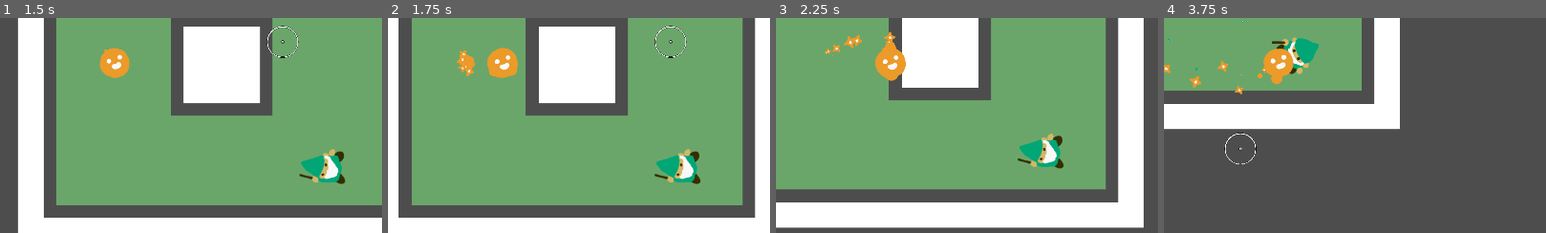
Above: before the commit, frames 1-4 (left to right).
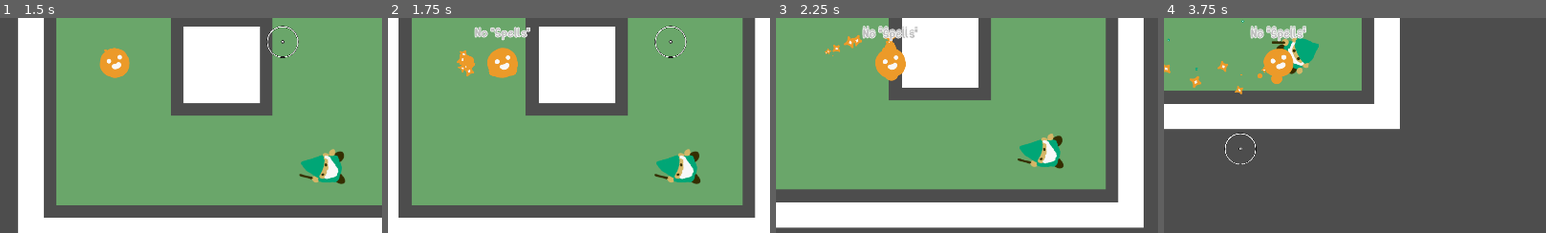
Above: after the commit, the same moments.

Repository: Tzeryushi/A-Wizard-Casting-Spell
Game: Godot game, scene res://Scenes/MainMenu.tscn
Same seed, same stepped clock (60 frames per second), same inputs: the game is played once before the commit and once after it.
Inputs (mouse positions are % of the whole screen's width and height, from its top left):
- Up to frame 1 (1.5 s): click "Play Game" at 0.5 s; move the mouse to (72, 45) at 1.27 s; hold D (move_right) from 1.28 s (still down); tap Space (flip) at 1.35 s
- Up to frame 2 (1.75 s): keep holding D (move_right); click (72, 45) at 1.55 s
- Up to frame 3 (2.25 s): move the mouse to (30, 55) at 2.02 s; release D (move_right) at 2.03 s; hold S (move_down) from 2.03 s (still down); click (30, 55) at 2.1 s
- Up to frame 4 (3.75 s): tap Space (flip) at 2.3, 2.85 s; move the mouse to (60, 28) at 2.77 s; release S (move_down) at 2.78 s; hold D (move_right) 2.78-3.53 s; click (60, 28) at 3.05 s; move the mouse to (45, 70) at 3.52 s; hold W (move_up) from 3.53 s (still down); click (45, 70) at 3.6 s
The pictures show only the part of the screen within x 35-85%, y 40-90%; the shares and areas given below are measured in that part.

Frame 1 is identical in both runs. In frame 2, 0.5% of the frame differs, in the area x 22-38%, y 4-11%; in frame 3, 0.6%; in frame 4, 0.7%, in the area x 22-38%, y 3-12%.

Commit message:
Warp particles and jolting text popups

Diff:
--- /dev/null
+++ b/Art/Particles/WarpIn.gd
@@ -0,0 +1,14 @@
+extends ParticleAnimation
+
+@onready var warp := $Warp
+
+func _process(_delta) -> void:
+	if !warp.emitting:
+		finished.emit()
+		queue_free()
+
+func play() -> void:
+	warp.emitting = true
+
+func stop() -> void:
+	warp.emitting = false
--- /dev/null
+++ b/Art/Particles/WarpIn.tres
@@ -0,0 +1,43 @@
+[gd_resource type="ParticleProcessMaterial" load_steps=7 format=3 uid="uid://c5clsrur8qngl"]
+
+[sub_resource type="Gradient" id="Gradient_gi4x2"]
+offsets = PackedFloat32Array(0, 0.290667, 0.885333, 1)
+colors = PackedColorArray(1, 1, 1, 0, 1, 1, 1, 1, 1, 1, 1, 1, 1, 1, 1, 0)
+
+[sub_resource type="GradientTexture1D" id="GradientTexture1D_uml4h"]
+gradient = SubResource("Gradient_gi4x2")
+
+[sub_resource type="Curve" id="Curve_vgfy0"]
+min_value = -200.0
+max_value = 266.37
+_data = [Vector2(0.212411, 20.6406), 0.0, 0.0, 0, 0, Vector2(0.644391, 266.37), 0.0, 0.0, 0, 0]
+point_count = 2
+
+[sub_resource type="CurveTexture" id="CurveTexture_bwirv"]
+curve = SubResource("Curve_vgfy0")
+
+[sub_resource type="Curve" id="Curve_t07fl"]
+_data = [Vector2(0, 0), 0.0, 0.0, 0, 0, Vector2(1, 1), 0.0, 0.0, 0, 0]
+point_count = 2
+
+[sub_resource type="CurveTexture" id="CurveTexture_tim13"]
+curve = SubResource("Curve_t07fl")
+
+[resource]
+emission_shape = 6
+emission_ring_axis = Vector3(0, 0, 1)
+emission_ring_height = 1.0
+emission_ring_radius = 100.0
+emission_ring_inner_radius = 100.0
+particle_flag_disable_z = true
+spread = 180.0
+gravity = Vector3(0, 0, 0)
+initial_velocity_min = -30.0
+initial_velocity_max = -30.0
+orbit_velocity_min = 0.0
+orbit_velocity_max = 0.0
+radial_accel_min = -2.0
+radial_accel_max = -2.0
+radial_accel_curve = SubResource("CurveTexture_bwirv")
+scale_curve = SubResource("CurveTexture_tim13")
+color_ramp = SubResource("GradientTexture1D_uml4h")
--- /dev/null
+++ b/Art/Particles/WarpIn.tscn
@@ -0,0 +1,19 @@
+[gd_scene load_steps=4 format=3 uid="uid://bwcmlatcm7bdq"]
+
+[ext_resource type="Script" path="res://Art/Particles/WarpIn.gd" id="1_2een8"]
+[ext_resource type="Texture2D" uid="uid://bf3g1qfd0frka" path="res://Assets/Actors/Player/Spello/WarpParticle.PNG" id="1_a1qll"]
+[ext_resource type="Material" uid="uid://c5clsrur8qngl" path="res://Art/Particles/WarpIn.tres" id="2_8616x"]
+
+[node name="WarpIn" type="Node2D"]
+script = ExtResource("1_2een8")
+
+[node name="Warp" type="GPUParticles2D" parent="."]
+emitting = false
+amount = 10
+process_material = ExtResource("2_8616x")
+texture = ExtResource("1_a1qll")
+one_shot = true
+speed_scale = 10.0
+explosiveness = 0.94
+fixed_fps = 120
+visibility_rect = Rect2(-2000, -2000, 4000, 4000)
--- /dev/null
+++ b/Art/Particles/WarpOut.gd
@@ -0,0 +1,14 @@
+extends ParticleAnimation
+
+@onready var warp := $Warp
+
+func _process(_delta) -> void:
+	if !warp.emitting:
+		finished.emit()
+		queue_free()
+
+func play() -> void:
+	warp.emitting = true
+
+func stop() -> void:
+	warp.emitting = false
--- /dev/null
+++ b/Art/Particles/WarpOut.tres
@@ -0,0 +1,30 @@
+[gd_resource type="ParticleProcessMaterial" load_steps=5 format=3 uid="uid://4o25x1obt8do"]
+
+[sub_resource type="Curve" id="Curve_36kvk"]
+min_value = -200.0
+max_value = 200.0
+_data = [Vector2(0, 200), 0.0, 0.0, 0, 0, Vector2(1, 9.25266), 0.0, 0.0, 0, 0]
+point_count = 2
+
+[sub_resource type="CurveTexture" id="CurveTexture_pcgn2"]
+curve = SubResource("Curve_36kvk")
+
+[sub_resource type="Curve" id="Curve_syons"]
+_data = [Vector2(0, 0), 0.0, 0.0, 0, 0, Vector2(0.052506, 1), 0.0, 0.0, 0, 0, Vector2(0.699284, 1), 0.0, 0.0, 0, 0, Vector2(1, 0), 0.0, 0.0, 0, 0]
+point_count = 4
+
+[sub_resource type="CurveTexture" id="CurveTexture_nhgym"]
+curve = SubResource("Curve_syons")
+
+[resource]
+particle_flag_disable_z = true
+spread = 180.0
+gravity = Vector3(0, 0, 0)
+initial_velocity_min = 228.08
+initial_velocity_max = 302.63
+orbit_velocity_min = 0.0
+orbit_velocity_max = 0.0
+radial_accel_min = -2.0
+radial_accel_max = -2.0
+radial_accel_curve = SubResource("CurveTexture_pcgn2")
+scale_curve = SubResource("CurveTexture_nhgym")
--- /dev/null
+++ b/Art/Particles/WarpOut.tscn
@@ -0,0 +1,19 @@
+[gd_scene load_steps=4 format=3 uid="uid://pxy508pkm5hi"]
+
+[ext_resource type="Script" path="res://Art/Particles/WarpOut.gd" id="1_73fju"]
+[ext_resource type="Material" uid="uid://4o25x1obt8do" path="res://Art/Particles/WarpOut.tres" id="2_83pnm"]
+[ext_resource type="Texture2D" uid="uid://bf3g1qfd0frka" path="res://Assets/Actors/Player/Spello/WarpParticle.PNG" id="3_dib5a"]
+
+[node name="WarpOut" type="Node2D"]
+script = ExtResource("1_73fju")
+
+[node name="Warp" type="GPUParticles2D" parent="."]
+emitting = false
+amount = 10
+process_material = ExtResource("2_83pnm")
+texture = ExtResource("3_dib5a")
+one_shot = true
+speed_scale = 1.5
+explosiveness = 1.0
+fixed_fps = 120
+visibility_rect = Rect2(-2000, -2000, 4000, 4000)
--- a/Assets/Actors/Player/Player.gd
+++ b/Assets/Actors/Player/Player.gd
@@ -3,6 +3,8 @@
 
 @export var _spell_list : SpellResource
 @export var _enemy_arrow_scene : PackedScene
+@export var _warp_particle_scene: PackedScene
+@export var _warp_out_particle_scene: PackedScene
 @export var flip_time = 0.2
 @export var _spell_restriction_time : float = 0.3
 @export var _max_spells : int = 4
@@ -97,6 +99,8 @@
 		animations.play("shooting")
 		await animations.animation_finished
 		animations.play("idle")
+	elif spell_stack.is_empty():
+		TextPopper.jolt_text("[center][color=gray]No \"Spells\"", self, 50.0, )
 	return
 
 func player_death() -> void:
@@ -163,6 +167,11 @@
 	scale_in_and_out(flip_time)	#smooth shrink
 	enemy_ref.scale_in_and_out(flip_time)
 
+	var warp_particle : ParticleAnimation = _warp_particle_scene.instantiate()
+	get_tree().current_scene.add_child(warp_particle)
+	warp_particle.global_position = global_position
+	warp_particle.play()
+
 	AudioManager.play("res://Art/SFX/spell2.wav")
 
 	await get_tree().create_timer(flip_time/2).timeout
@@ -172,6 +181,11 @@
 	enemy_ref.global_position = current_position
 	mouse.force_update_position()
 
+	var warp_out_particle : ParticleAnimation = _warp_out_particle_scene.instantiate()
+	get_tree().current_scene.add_child(warp_out_particle)
+	warp_out_particle.global_position = global_position
+	warp_out_particle.play()
+
 	await get_tree().create_timer(flip_time/4).timeout
 	is_invincible = false
 	physics_collider.disabled = false
--- a/Assets/Actors/Player/Player.tscn
+++ b/Assets/Actors/Player/Player.tscn
@@ -6,8 +6,10 @@
 [ext_resource type="PackedScene" uid="uid://t0tvm0bd6vn3" path="res://Assets/Actors/Player/EnemyArrow.tscn" id="3_j7uh3"]
 [ext_resource type="Texture2D" uid="uid://cvsgnhgt0wp4m" path="res://Assets/Actors/Player/Spello/Spello.PNG" id="3_jrpvt"]
 [ext_resource type="Script" path="res://Assets/Actors/Player/Player States/PlayerMoveState.gd" id="4_cvw7v"]
+[ext_resource type="PackedScene" uid="uid://bwcmlatcm7bdq" path="res://Art/Particles/WarpIn.tscn" id="4_fj8b0"]
 [ext_resource type="Script" path="res://Assets/Actors/StateManager.gd" id="4_ipnlw"]
 [ext_resource type="Texture2D" uid="uid://d05kqaumf2ehi" path="res://Assets/Actors/Player/Spello/Spello2.PNG" id="4_xbu21"]
+[ext_resource type="PackedScene" uid="uid://pxy508pkm5hi" path="res://Art/Particles/WarpOut.tscn" id="5_a5cxi"]
 [ext_resource type="Texture2D" uid="uid://ej7iorxxqmwi" path="res://Assets/Actors/Player/Spello/Spello3.PNG" id="5_lar7l"]
 [ext_resource type="Script" path="res://Assets/Actors/Player/Player States/PlayerIdleState.gd" id="5_laydl"]
 [ext_resource type="Texture2D" uid="uid://bgpc7yvj3yqei" path="res://Assets/Actors/Player/Spello/Spello4.PNG" id="6_f5sob"]
@@ -116,6 +118,8 @@
 script = ExtResource("1_yuspw")
 _spell_list = ExtResource("2_f8kle")
 _enemy_arrow_scene = ExtResource("3_j7uh3")
+_warp_particle_scene = ExtResource("4_fj8b0")
+_warp_out_particle_scene = ExtResource("5_a5cxi")
 _max_spells = 3
 _ouchie_index = Array[String](["Oof!", "Ouchie!", "Ugh!", "Oofie!", "No fair!", "Guh!", "Dagnabbit!", "Phoo!", "Shucks!", "Jebus!", "Woah!", "Ack!", "That's no good!", "Skill issue!", "Arrrgh!", "Oofers!", "Oh no!"])
 animation_node = NodePath("Animations")
--- /dev/null
+++ b/Assets/Tools/TextPopper/TextJolt.gd
@@ -0,0 +1,29 @@
+extends Node2D
+
+@onready var jolt_text := $JoltText
+
+var jolt_tween : Tween
+
+signal finished
+
+func _process(_delta) -> void:
+	if !is_instance_valid(self):
+		jolt_tween.kill()
+
+func jolt(text:String, distance:float=50.0, time:float=1.0, font_size:int=30, outline_size:int=8) -> void:
+	var new_pos : Vector2 = position + Vector2(0.0, -distance)
+	jolt_text.text = text
+	jolt_text.set_indexed("theme_override_font_sizes/normal_font_size", font_size)
+	jolt_text.set_indexed("theme_override_constants/outline_size", outline_size)
+	if !is_instance_valid(self):
+		return
+	jolt_tween = get_tree().create_tween()
+	jolt_tween.tween_property(self, "position", new_pos, time/2).set_trans(Tween.TRANS_ELASTIC).set_ease(Tween.EASE_OUT)
+	await jolt_tween.tween_property(jolt_text, "modulate:a", 0.0, time/2).set_ease(Tween.EASE_OUT).finished
+	finished.emit()
+	destroy()
+
+func destroy() -> void:
+	if is_instance_valid(jolt_tween):
+		jolt_tween.kill()
+	queue_free()
--- /dev/null
+++ b/Assets/Tools/TextPopper/TextJolt.tscn
@@ -0,0 +1,26 @@
+[gd_scene load_steps=2 format=3 uid="uid://cxemb3jrsjgxh"]
+
+[ext_resource type="Script" path="res://Assets/Tools/TextPopper/TextJolt.gd" id="1_r3sjv"]
+
+[node name="TextJolt" type="Node2D"]
+script = ExtResource("1_r3sjv")
+
+[node name="JoltText" type="RichTextLabel" parent="."]
+clip_contents = false
+anchors_preset = 8
+anchor_left = 0.5
+anchor_top = 0.5
+anchor_right = 0.5
+anchor_bottom = 0.5
+offset_left = -472.0
+offset_top = -47.0
+offset_right = 472.0
+offset_bottom = 48.0
+grow_horizontal = 2
+grow_vertical = 2
+theme_override_colors/font_outline_color = Color(0.972549, 0.972549, 0.972549, 1)
+theme_override_constants/outline_size = 10
+theme_override_font_sizes/normal_font_size = 40
+bbcode_enabled = true
+fit_content = true
+scroll_active = false
--- a/Assets/Tools/TextPopper/TextPopper.gd
+++ b/Assets/Tools/TextPopper/TextPopper.gd
@@ -1,6 +1,7 @@
 extends Node2D
 
 @export var pop_block : PackedScene
+@export var jolt_block : PackedScene
 
 func pop_text(text:String, _position:Vector2, calling_node:Node, size:float=1.0, time:float=1.0, font_size:int=30, outline_size:int=7) -> void:
 	var popper = pop_block.instantiate()
@@ -22,7 +23,7 @@
 
 func root_pop_text(text:String, _position:Vector2, _calling_node:Node, size:float=1.0, time:float=1.0, font_size:int=30, outline_size:int=7) -> void:
 	var popper = pop_block.instantiate()
-	get_tree().get_root().add_child(popper)
+	get_tree().current_scene.add_child(popper)
 	popper.scale = popper.scale*size
 	popper.position = _position
 	popper.set_text(text,font_size,outline_size)
@@ -37,3 +38,23 @@
 	#await get_tree().create_timer(0.9).timeout
 	if is_instance_valid(popper):
 		popper.queue_free()
+
+func jolt_text(text:String, calling_node:Node, distance:float, _position:Vector2=Vector2.ZERO, size:float=1.0, time:float=1.0, font_size:int=30, outline_size:int=7) -> void:
+	var jolter = jolt_block.instantiate()
+	calling_node.add_child(jolter)
+	jolter.scale = jolter.scale*size
+	jolter.position = _position
+	jolter.jolt(text, distance, time, font_size, outline_size)
+	await jolter.finished
+	if is_instance_valid(jolter):
+		jolter.destroy()
+
+func root_jolt_text(text:String, distance:float, _position:Vector2, size:float=1.0, time:float=1.0, font_size:int=30, outline_size:int=7) -> void:
+	var jolter = jolt_block.instantiate()
+	get_tree().current_scene.add_child(jolter)
+	jolter.scale = jolter.scale*size
+	jolter.position = _position
+	jolter.jolt(text, distance, time, font_size, outline_size)
+	await jolter.finished
+	if is_instance_valid(jolter):
+		jolter.destroy()
--- a/Assets/Tools/TextPopper/TextPopper.tscn
+++ b/Assets/Tools/TextPopper/TextPopper.tscn
@@ -1,8 +1,10 @@
-[gd_scene load_steps=3 format=3 uid="uid://b1r5a87461uu3"]
+[gd_scene load_steps=4 format=3 uid="uid://b1r5a87461uu3"]
 
 [ext_resource type="Script" path="res://Assets/Tools/TextPopper/TextPopper.gd" id="1_ws08h"]
 [ext_resource type="PackedScene" uid="uid://b0cdvcqt8u3yy" path="res://Assets/Tools/TextPopper/TextPop.tscn" id="2_mv2fr"]
+[ext_resource type="PackedScene" uid="uid://cxemb3jrsjgxh" path="res://Assets/Tools/TextPopper/TextJolt.tscn" id="3_s66na"]
 
 [node name="TextPopper" type="Node2D"]
 script = ExtResource("1_ws08h")
 pop_block = ExtResource("2_mv2fr")
+jolt_block = ExtResource("3_s66na")
Not shown: 1 places in Assets/Actors/Player/Player.tscn that only renumber resources
Renamed: Art/wizardingspellart/WarpParticle.PNG -> Assets/Actors/Player/Spello/WarpParticle.PNG
Not shown, changed: Assets/Actors/Player/Spello/WarpParticle.PNG.import
